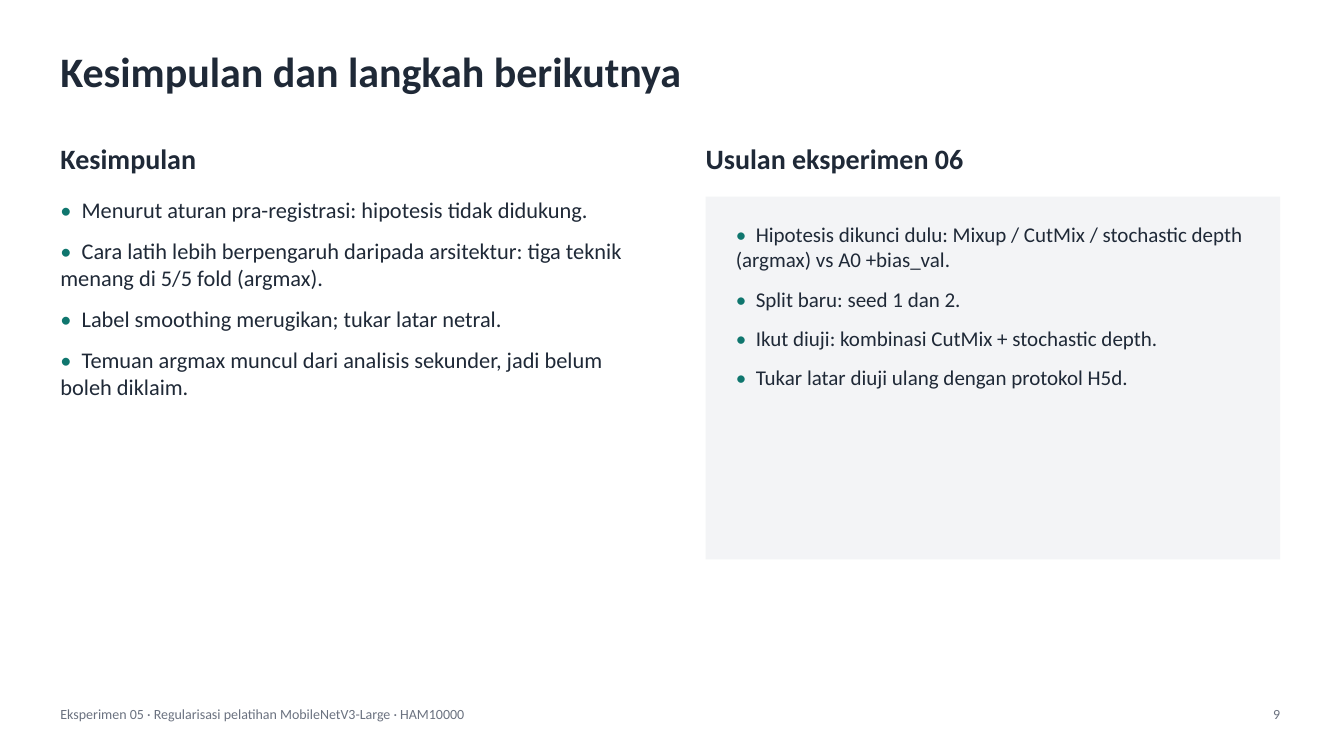
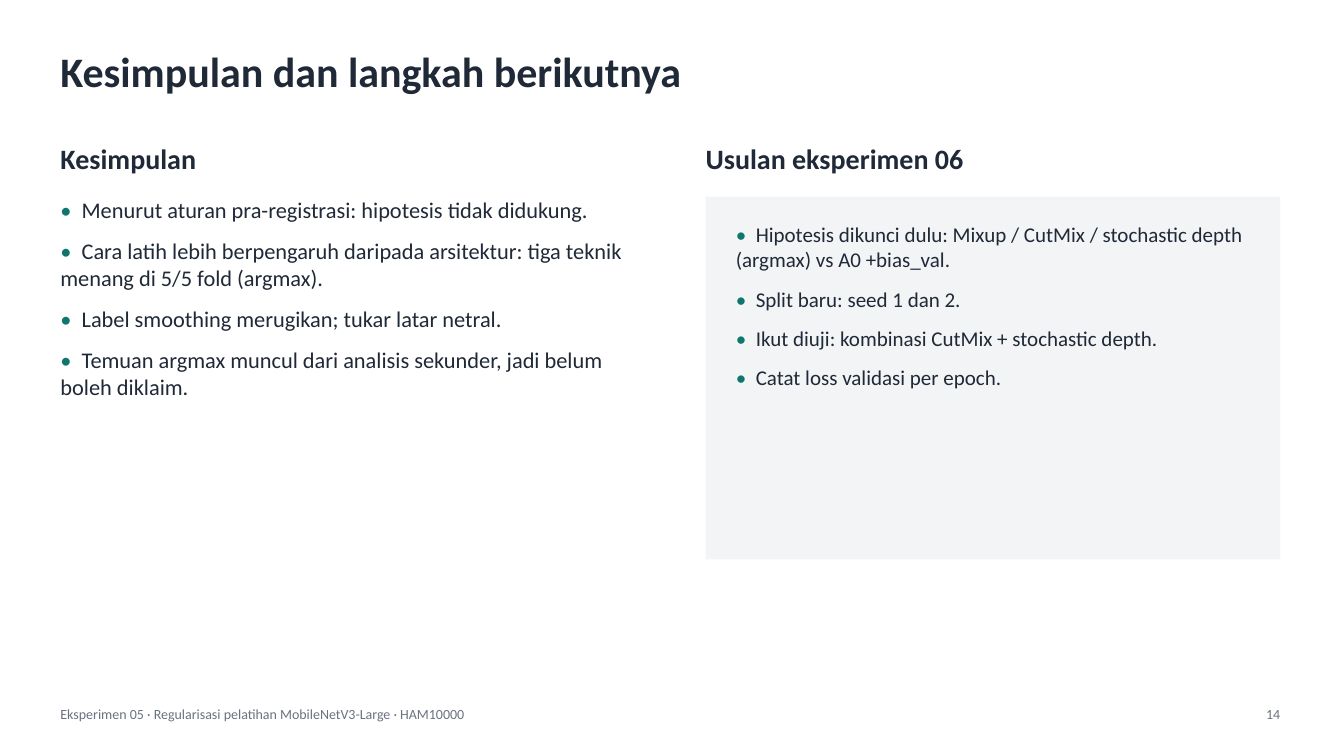
Before and after one commit to robbypambudi/pengelolahan-citra, a slide deck: slide 14 of tugas/pcd-lesi-kulit/hasil/eksperimen-05-regularisasi.pptx (slide 9 before the commit). Drawn at 1344x756 pixels with LibreOffice and Linux fonts; fonts in the diff are those of the drawing. Boxes give left, top, right and bottom in pixels: in the first picture for what was removed or moved away, otherwise in the second. Text is boxed around its words. In the diff, an @@ line names an element or a change of style, - is before the commit and + after.

```diff
--- a/tugas/pcd-lesi-kulit/hasil/eksperimen-05-regularisasi.pptx
+++ b/tugas/pcd-lesi-kulit/hasil/eksperimen-05-regularisasi.pptx
@@ text at (756, 370, 1001, 389): text changed @@
-• Tukar latar diuji ulang dengan protokol H5d.
+• Catat loss validasi per epoch.
@@ text at (1266, 710, 1280, 719): text changed @@
-9
+14
```
Also in this commit, not shown: 6 other slides changed, 7 slides added, 2 slides removed, 8 other files.
